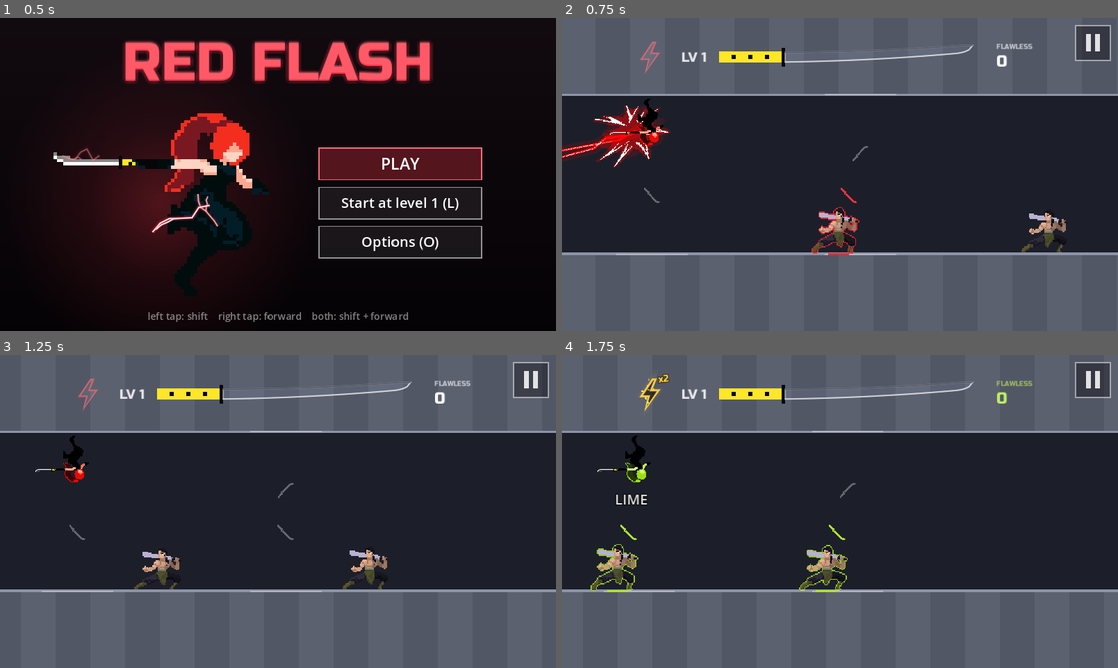
Above: before the commit, frames 1-4 (two rows, left to right).
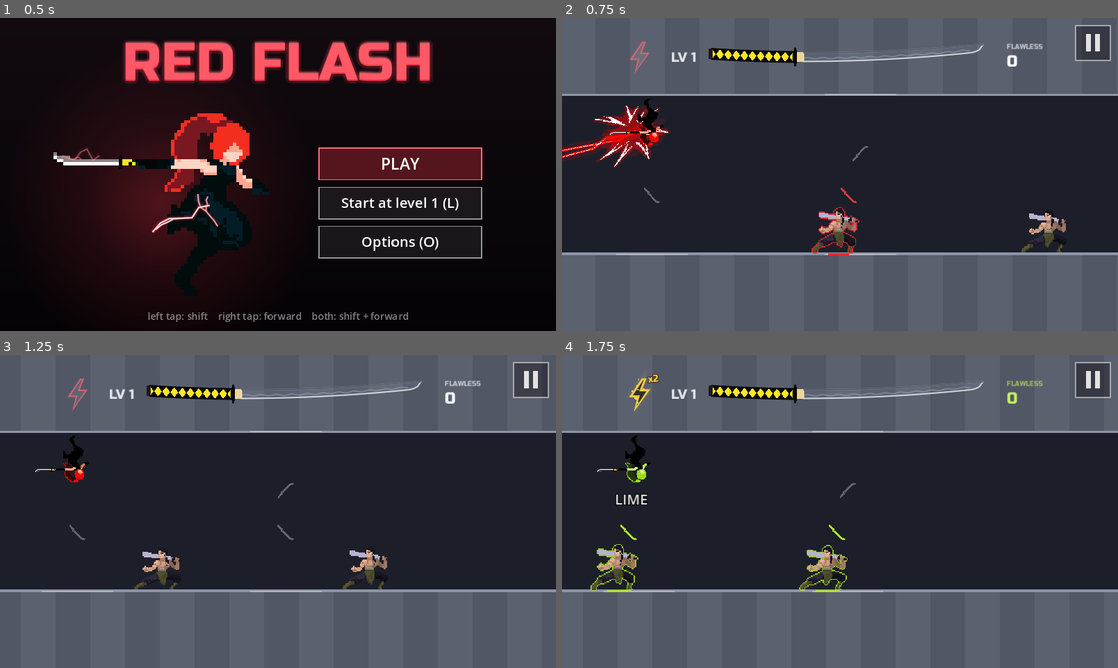
Above: after the commit, the same moments.

Repository: fredsbreads/game-off
Game: Godot game, scene res://scenes/main.tscn
Same seed, same stepped clock (60 frames per second), same inputs: the game is played once before the commit and once after it. Sound files missing from this copy of the repository are replaced by a short silence.
Inputs (mouse positions are in pixels of both pictures, inside the frame that each line leads up to):
- Up to frame 1 (0.5 s): no input
- Up to frame 2 (0.75 s): tap Enter at 0.5 s; move the mouse to (962, 158) at 0.52 s; hold Right from 0.53 s (still down); hold J (tp_vertical) from 0.53 s (still down); click (962, 158) at 0.67 s
- Up to frame 3 (1.25 s): keep holding Right; keep holding J (tp_vertical); tap Space at 0.77 s
- Up to frame 4 (1.75 s): move the mouse to (728, 527) at 1.27 s; release Right at 1.28 s; release J (tp_vertical) at 1.28 s; hold Down from 1.28 s (still down); tap C at 1.35 s; tap Space at 1.52 s

Frame 1 is identical in both runs. In frame 2, 1.3% of the frame differs, in the area x 12-87%, y 7-18%; in frame 3, 1.3%; in frame 4, 1.5%, in the area x 12-87%, y 6-19%.

Commit message:
Katana after a reference: the whole sword on one arc, black wrap over a yellow grip (yellow diamonds), edge-on guard, collar, temper line

Diff:
--- a/scripts/top_bar.gd
+++ b/scripts/top_bar.gd
@@ -16,10 +16,13 @@
 const FONT := preload("res://assets/fonts/RussoOne-Regular.ttf")
 
 # The blade.
-const BLADE := Vector2(345, 18)
-const TIP := 30.0            # the point (kissaki): pixels at the end where the edge sweeps up to the spine
-const SORI := 14.0           # the blade's curve: how far the tip rises (pixels), bending evenly from the guard
-const TAPER := 0.25          # the blade narrows this much (of its width) from the guard to the point
+const BLADE := Vector2(330, 16)
+const TIP := 24.0            # the point (kissaki): pixels at the end where the edge sweeps up to the spine
+# The whole sword (grip and blade) lies on one gentle arc, lowest just past
+# the guard: the grip rises a little behind it, the blade more toward the tip.
+const SORI := 16.0           # how far the tip rises (pixels)
+const ARC_LOW := 20.0        # where the arc is lowest (pixels along the blade)
+const TAPER := 0.15          # the blade narrows this much (of its width) from the guard to the point
 const STEEL := Color(0.92, 0.94, 1.0, 0.95)       # counted
 const PENDING := Color(0.6, 0.62, 0.68, 0.8)      # this chain's kills, not yet counted
 const EMPTY := Color(0.55, 0.6, 0.7, 0.16)
@@ -32,15 +35,18 @@
 const RESULT_ACT := 0.35
 const RESULT_HOLD := 0.2
 
-# The hilt, left of the blade, as on her own katana (her sprites): a black
-# guard, then the grip, all yellow, with three black squares evenly spaced
-# along its middle. About a third of the blade's length, like hers.
-const TSUBA := Vector2(7, 34)
-const TSUKA := 115.0
+# The hilt, left of the blade: a pale gold collar (habaki), a thin black
+# guard seen edge-on (tsuba), the grip (tsuka, about a third of the whole):
+# black wrap crossing over yellow, so yellow diamonds show between, and a
+# dark cap at its end (kashira).
+const HABAKI := 12.0
+const HABAKI_COLOUR := Color(0.92, 0.84, 0.58)
+const TSUBA := Vector2(7, 36)
+const TSUKA := 150.0
+const KASHIRA := 6.0
 const HILT_YELLOW := Color(1.0, 0.9, 0.15)
 const HILT_BLACK := Color(0.03, 0.03, 0.04)
-const HILT_SQUARES := 3
-const SQUARE := 8.0           # the black squares' size (pixels)
+const WRAP_STEP := 15.0       # one diamond's length (pixels)
 
 # Juice: a shine sweeping the blade when a chain is added; sparks off the
 # fill's leading edge while it grows; a shimmer in her colour once it's
@@ -251,12 +257,22 @@
 
 # --- the blade ---------------------------------------------------------------
 
-## A katana, as drawn here: the grip level, the blade curving evenly up from
-## the guard (sori), the spine (top, the inside of the curve) running
-## straight on into the point, the cutting edge (bottom, the outside) sweeping
-## up to meet it there, and the blade narrowing a little toward the point.
+## A katana, as drawn here: the whole sword on one gentle arc (sori), the
+## spine (top, the inside of the curve) running straight on into the point,
+## the cutting edge (bottom, the outside) sweeping up to meet it there, and
+## the blade narrowing a little toward the point. x: pixels along the blade
+## (negative: the hilt).
+func _arc(x: float) -> float:
+	return -SORI * pow((x - ARC_LOW) / (BLADE.x - ARC_LOW), 2.0)
+
+
 func _spine(x: float) -> float:
-	return -SORI * pow(x / BLADE.x, 2.0)
+	return _arc(x)
+
+
+## The sword's centre line at x (for the hilt).
+func _centre(x: float) -> float:
+	return _arc(x) + BLADE.y / 2.0
 
 
 func _width(x: float) -> float:
@@ -348,6 +364,12 @@
 		draw_polyline(outline, Color(1, 1, 1, 0.35 * _pulse), 6.0 * _pulse + 2.0, true)
 	draw_polyline(outline, Color(1, 1, 1, 0.4 + 0.6 * _pulse), 1.5, true)
 	draw_polyline(edge, Color(1, 1, 1, 0.55), 1.0, true)
+	# The temper line (hamon): a soft wave along the blade, near the edge.
+	var hamon := PackedVector2Array()
+	for i in 81:
+		var x := (w - TIP) * i / 80.0
+		hamon.append(Vector2(x, _bottom(x) - _width(x) * (0.36 + 0.08 * sin(x * 0.22))))
+	draw_polyline(hamon, Color(1, 1, 1, 0.22), 1.0, true)
 	draw_polyline(back, Color(0.15, 0.17, 0.2, 0.6), 1.0, true)
 
 
@@ -383,22 +405,55 @@
 			_fill(base, base + kills, PENDING.lerp(STEEL, p))
 
 
+## A band along the sword's curve from x0 to x1, h tall, centred on it.
+func _band(x0: float, x1: float, h: float) -> PackedVector2Array:
+	var pts := PackedVector2Array()
+	var n := maxi(int((x1 - x0) / 6.0), 1)
+	for i in n + 1:
+		var x := lerpf(x0, x1, float(i) / n)
+		pts.append(Vector2(x, _centre(x) - h / 2.0))
+	for i in range(n, -1, -1):
+		var x := lerpf(x0, x1, float(i) / n)
+		pts.append(Vector2(x, _centre(x) + h / 2.0))
+	return pts
+
+
 func _draw_hilt() -> void:
-	var mid := BLADE.y / 2.0
-	var tsuba := Rect2(-TSUBA.x, mid - TSUBA.y / 2.0, TSUBA.x, TSUBA.y)
-	var h := BLADE.y + 2.0
-	var grip := Rect2(tsuba.position.x - TSUKA, mid - h / 2.0, TSUKA, h)
-	draw_rect(grip, HILT_YELLOW)
-	# Three black squares, evenly spaced along the middle of the grip.
-	var gap := (TSUKA - HILT_SQUARES * SQUARE) / float(HILT_SQUARES + 1)
-	for i in HILT_SQUARES:
-		var x := grip.position.x + gap * (i + 1) + SQUARE * i
-		draw_rect(Rect2(x, mid - SQUARE / 2.0, SQUARE, SQUARE), HILT_BLACK)
-	draw_rect(tsuba, HILT_BLACK)
+	var guard_x := -HABAKI - TSUBA.x
+	var grip0 := guard_x - TSUKA
+	var h := BLADE.y + 3.0
+	# The grip: yellow under, black wrap crossing over (yellow diamonds between).
+	draw_colored_polygon(_band(grip0, guard_x, h), HILT_YELLOW)
+	var x := grip0
+	while x < guard_x - 0.1:
+		var x1 := minf(x + WRAP_STEP, guard_x)
+		var xm := (x + x1) / 2.0
+		var c0 := _centre(x)
+		var c1 := _centre(x1)
+		var cm := _centre(xm)
+		# A black band crossing from each corner to the middle, top and bottom.
+		# (They meet in the middle, so the yellow left between is a row of solid diamonds.)
+		draw_colored_polygon(PackedVector2Array([Vector2(x, c0 - h / 2.0), Vector2(x1, c1 - h / 2.0), Vector2(xm, cm + 0.5)]), HILT_BLACK)
+		draw_colored_polygon(PackedVector2Array([Vector2(x, c0 + h / 2.0), Vector2(x1, c1 + h / 2.0), Vector2(xm, cm - 0.5)]), HILT_BLACK)
+		x = x1
+	var outline := _band(grip0, guard_x, h)
+	outline.append(outline[0])
+	draw_polyline(outline, HILT_BLACK, 1.5, true)
+	# The cap at its end.
+	draw_colored_polygon(_band(grip0 - KASHIRA, grip0, h + 1.0), Color(0.12, 0.1, 0.1))
+	# The guard, edge-on: a thin black disc across the sword.
+	var gc := Vector2(guard_x + TSUBA.x / 2.0, _centre(guard_x + TSUBA.x / 2.0))
+	var disc := PackedVector2Array()
+	for i in 24:
+		var a := TAU * i / 24.0
+		disc.append(gc + Vector2(cos(a) * TSUBA.x / 2.0, sin(a) * TSUBA.y / 2.0))
+	draw_colored_polygon(disc, HILT_BLACK)
+	# The collar, where the blade leaves the guard.
+	draw_colored_polygon(_band(-HABAKI, 0.0, BLADE.y + 2.0), HABAKI_COLOUR)
 
 
 func _hilt_left() -> float:
-	return -TSUBA.x - TSUKA
+	return -HABAKI - TSUBA.x - TSUKA - KASHIRA
 
 
 # --- the power-up bolt -------------------------------------------------------
